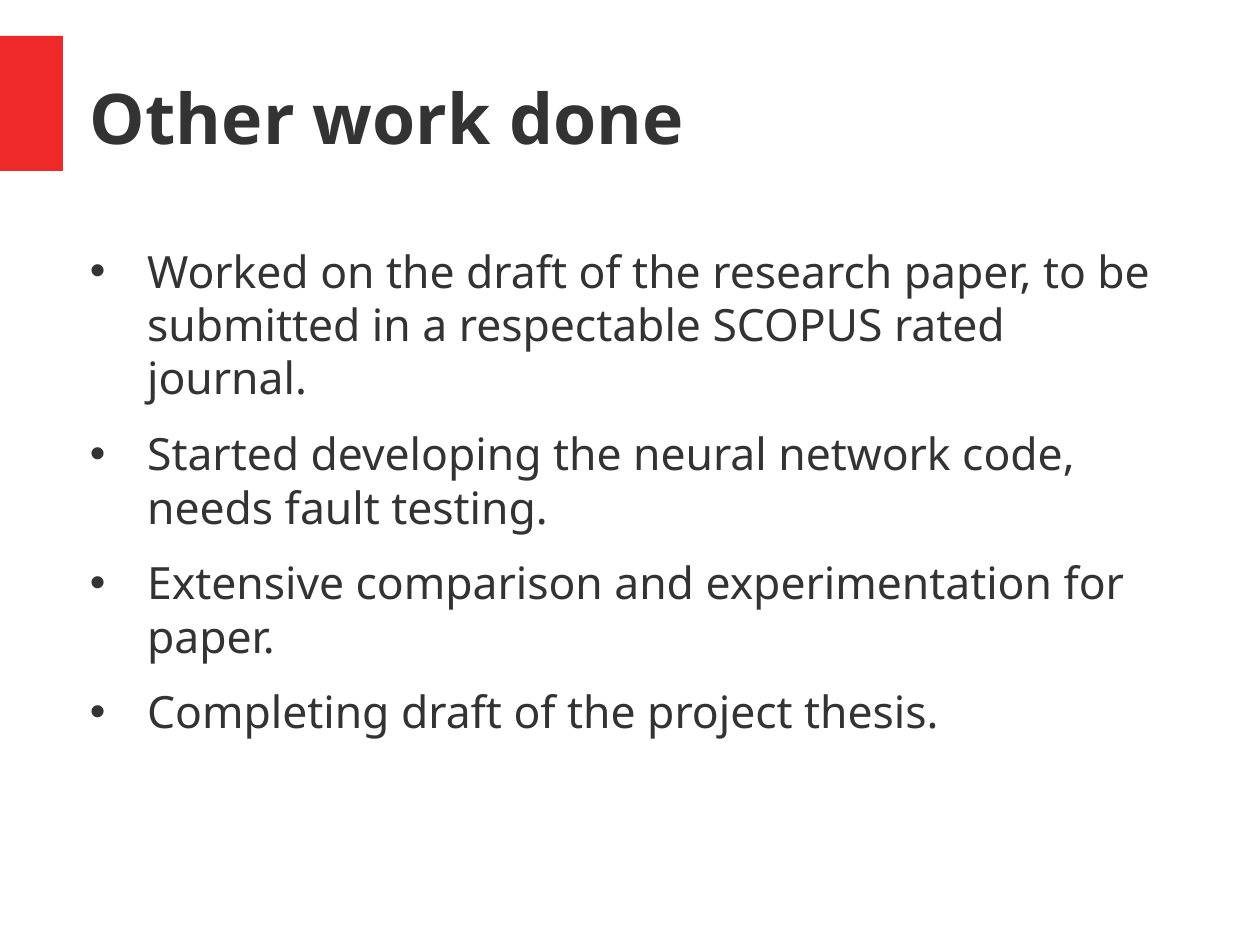
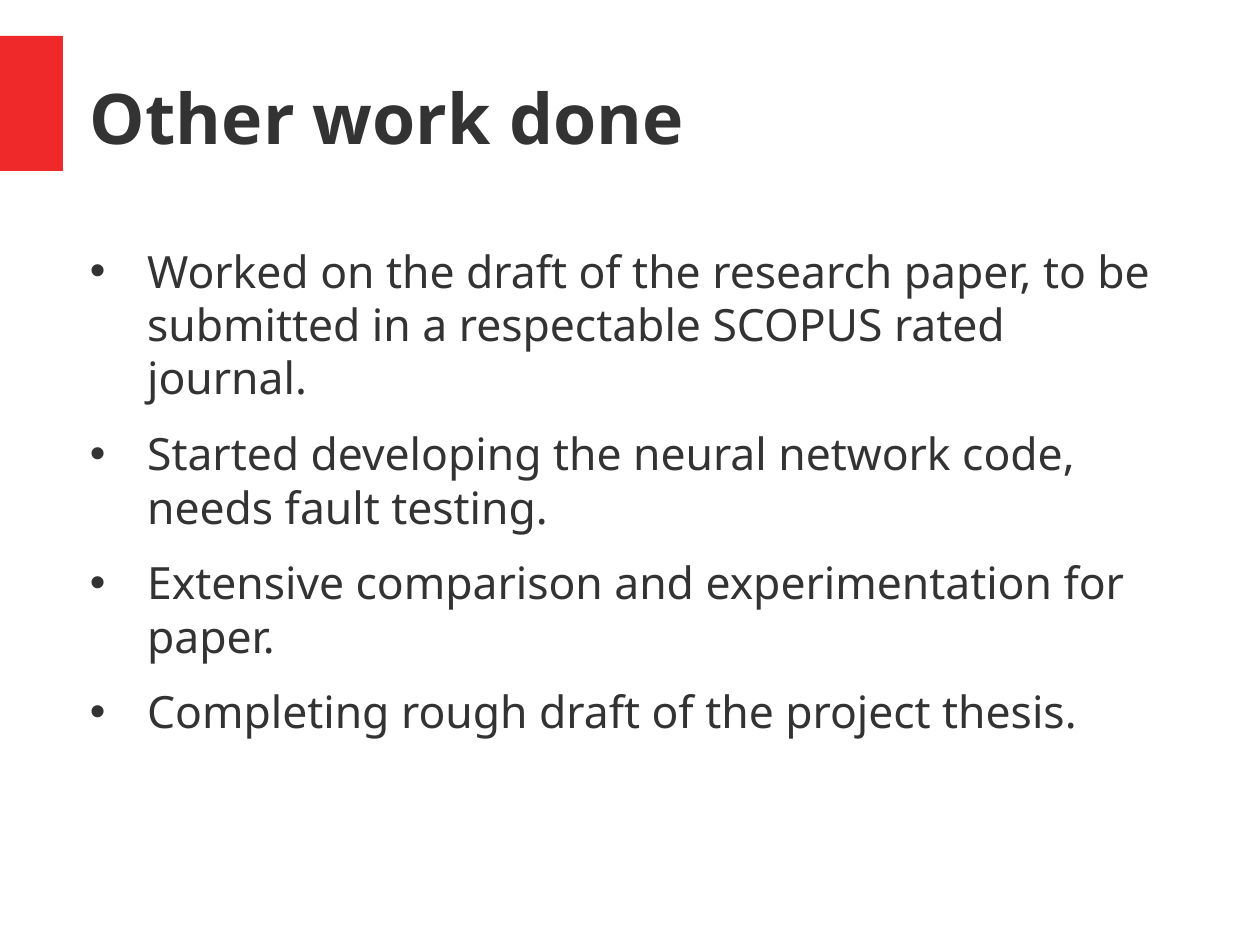
Before and after one commit to Ronet05/Stock-Market-Prediction-using-text-news-on-Deep-Learning-Architecture, a slide deck: slide 20 of Review 2.pptx (slide 14 before the commit). Drawn at 1260x945 pixels with LibreOffice and Linux fonts; fonts in the diff are those of the drawing. Boxes give left, top, right and bottom in pixels: in the first picture for what was removed or moved away, otherwise in the second. Text is boxed around its words. In the diff, an @@ line names an element or a change of style, - is before the commit and + after.

```diff
--- a/Review 2.pptx
+++ b/Review 2.pptx
@@ text at (147, 694, 1076, 739): text changed @@
-• Completing draft of the project thesis.
+• Completing rough draft of the project thesis.
```
Also in this commit, not shown: 1 other slide changed, 6 slides added, 4 other files.
